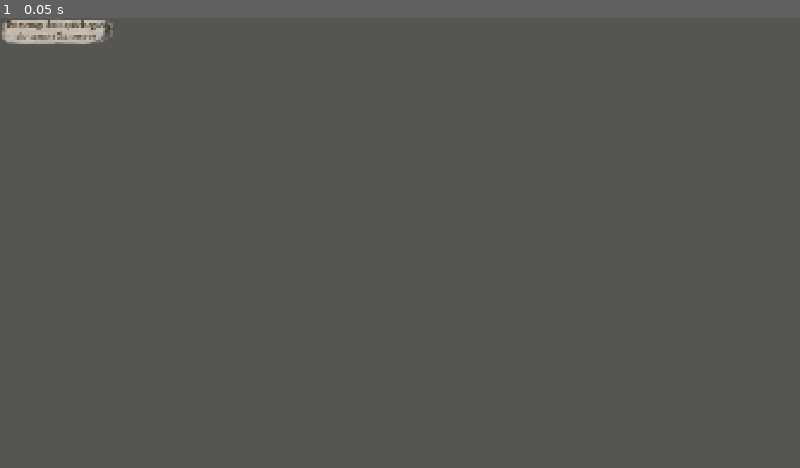
Above: before the commit, frame 1.
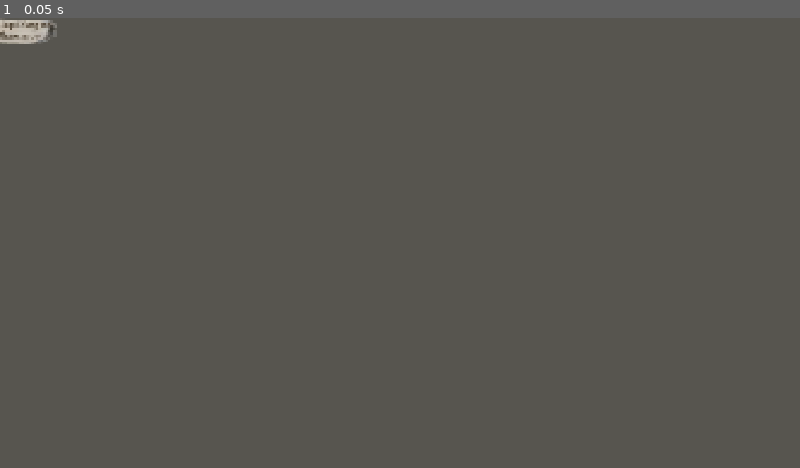
Above: after the commit, the same moment.

Repository: FredrikLundvall/MinuteBattle
Game: Godot game, scene res://godot/toast/toast.tscn
Same seed, same stepped clock (60 frames per second), same inputs: the game is played once before the commit and once after it. This scene is started directly instead of the project's main scene.
Inputs:
- Up to frame 1 (0.05 s): no input

The runs differ from the first frame. In frame 1, 0.5% of the frame differs, in the area x 0-15%, y 0-6%.

Commit message:
Fixed many issues with the toast-notification. Uses the global position so the position isn't mixed. Added one CanvasLayer in the Utils so it isn't one in every notification. Hides old notifications if a new is spawned. Changed to more reasonable messages and timings.

Diff:
--- a/GameSource/Content/godot/Battle/battle.gd
+++ b/GameSource/Content/godot/Battle/battle.gd
@@ -47,7 +47,7 @@
 		if unit.marker != null and not markers_to_remove.has(unit.marker):
 			markers_to_remove.append(unit.marker)
 		unit.marker = marker
-	Utils.show_toast("Orders to move out, ready the troop comander! \nMove towards the flag and make haste!", marker.position, 2.5)
+	Utils.show_toast("Ready the troops Captain!\nMove towards that flag.", to_global(marker.position), 2.5)
 	_remove_nodes(markers_to_remove)
 
 func _is_unit_and_selected(node: Node) -> bool:
--- a/GameSource/Content/godot/play_ground/play_ground.gd
+++ b/GameSource/Content/godot/play_ground/play_ground.gd
@@ -28,7 +28,7 @@
 
 func _on_card_selected(card: Card) -> void:
 	if(player_state.camp_resource < card.resource):
-		Utils.show_toast("Not enough resources", card.position, 1.5)
+		Utils.show_toast("Not enough resources", get_global_mouse_position(), 0.8)
 		return
 	hand.card_played(card)
 	var spawn_unit = card.get_node("Unit").duplicate()
@@ -36,7 +36,7 @@
 	player_state.camp_resource -= card.resource
 	spawn_unit.visible = true
 	battle.spawn_unit(spawn_unit)
-	Utils.show_toast(card.title, spawn_unit.position, 1.5)
+	Utils.show_toast(card.title + " report to your commander!" , battle.to_global(spawn_unit.position), 1.8)
 
 func _input(event):
 	if event.is_action_pressed("exit_click"):
--- a/GameSource/Content/godot/toast/toast.gd
+++ b/GameSource/Content/godot/toast/toast.gd
@@ -1,26 +1,21 @@
-extends CanvasLayer
+extends Node2D
 
-#@onready var background: TextureRect = $Background
-#@onready var message_lbl: Label = $MessageLbl
-var toast_position: Vector2
+var toast_pos: Vector2
 
 # Called when the node enters the scene tree for the first time.
 func _ready() -> void:
-	#show_toast("Test", Vector2(500,200))
 	pass
 
 # Called every frame. 'delta' is the elapsed time since the previous frame.
 func _process(_delta: float) -> void:
 	_set_size_and_position()
 
-func show_toast(message: String, position: Vector2) -> void:
+func show_toast(message: String, pos: Vector2) -> void:
 	$MessageLbl.text = message
-	toast_position = position
+	toast_pos = pos
 
 func _set_size_and_position() -> void:
 	$Background.size.x = $MessageLbl.size.x + 16
 	$Background.size.y = $MessageLbl.size.y + 16
-	$Background.position.x = toast_position.x #- ($Background.size.x) / 2.0
-	$Background.position.y = toast_position.y #- ($Background.size.y) / 2.0
-	$MessageLbl.position.x = $Background.position.x + 8
-	$MessageLbl.position.y = $Background.position.y + 8
+	position.x = toast_pos.x
+	position.y = toast_pos.y
--- a/GameSource/Content/godot/toast/toast.tscn
+++ b/GameSource/Content/godot/toast/toast.tscn
@@ -4,20 +4,22 @@
 [ext_resource type="Texture2D" uid="uid://c1p68lk7gr7be" path="res://deck/blank_card.png" id="1_todv1"]
 [ext_resource type="Theme" uid="uid://dd42a1d284f3g" path="res://godot/toast/toast_theme.tres" id="2_e84te"]
 
-[node name="Toast" type="CanvasLayer"]
+[node name="Toast" type="Node2D"]
 script = ExtResource("1_e84te")
 
 [node name="Background" type="TextureRect" parent="."]
 modulate = Color(1, 1, 1, 0.7607843)
-offset_right = 272.0
+offset_left = -136.0
+offset_right = 136.0
 offset_bottom = 56.0
 texture = ExtResource("1_todv1")
 expand_mode = 1
+metadata/_edit_use_anchors_ = true
 
 [node name="MessageLbl" type="Label" parent="."]
-offset_left = 8.0
+offset_left = -128.0
 offset_top = 8.0
-offset_right = 264.0
+offset_right = 128.0
 offset_bottom = 57.0
 size_flags_horizontal = 4
 size_flags_vertical = 8
@@ -26,3 +28,4 @@
 horizontal_alignment = 1
 vertical_alignment = 1
 autowrap_mode = 3
+metadata/_edit_use_anchors_ = true
--- a/GameSource/Content/godot/utils/utils.gd
+++ b/GameSource/Content/godot/utils/utils.gd
@@ -3,7 +3,10 @@
 
 # Called when the node enters the scene tree for the first time.
 func _ready() -> void:
-	pass # Replace with function body.
+	var notifaction_layer = CanvasLayer.new()
+	notifaction_layer.name = 'NotificationLayer'
+	notifaction_layer.layer = 2
+	add_child(notifaction_layer)
 
 # Called every frame. 'delta' is the elapsed time since the previous frame.
 func _process(_delta: float) -> void:
@@ -13,14 +16,22 @@
 	for child in node.get_children():
 		child.free()
 
+func hide_all_children(node: Node) -> void:
+	for child in node.get_children():
+		if "visible" in child:
+			child.visible = false
+
 func duplicate_all_children(from_node: Node, to_node: Node) -> void:
-	#to_node.get_children().assign(from_node.get_children().duplicate_deep())
 	for child in from_node.get_children():
 		to_node.add_child(child.duplicate())
 
 func show_toast(message: String, position: Vector2, duration: float) -> void:
+	#Hide any old notifications
+	hide_all_children($NotificationLayer)
+	#Spawn the new notification
 	var toastNode = TOAST.instantiate()
 	toastNode.show_toast(message, position)
-	add_child(toastNode)
+	$NotificationLayer.add_child(toastNode)
+	#Add the timer for the notification to disapear
 	await get_tree().create_timer(duration).timeout
 	toastNode.queue_free()
